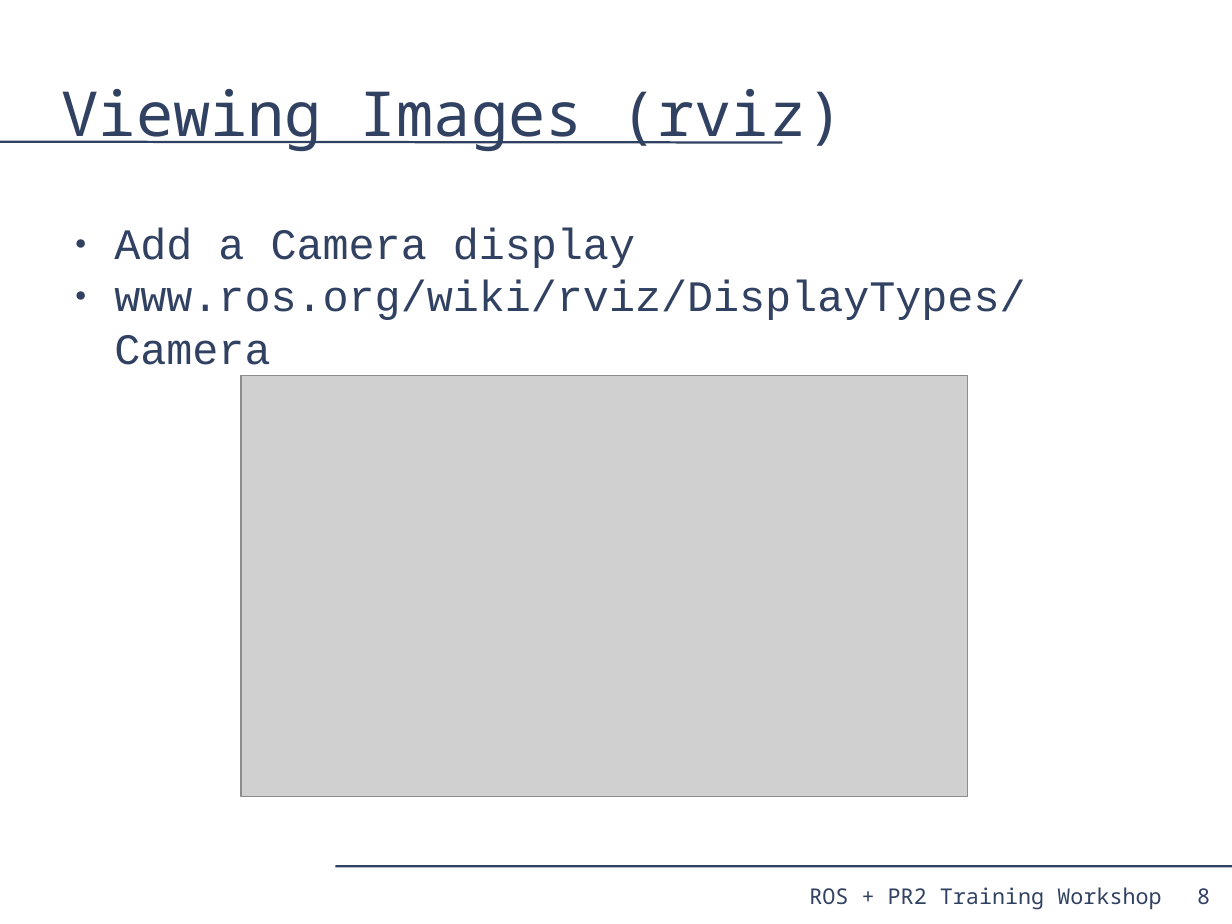
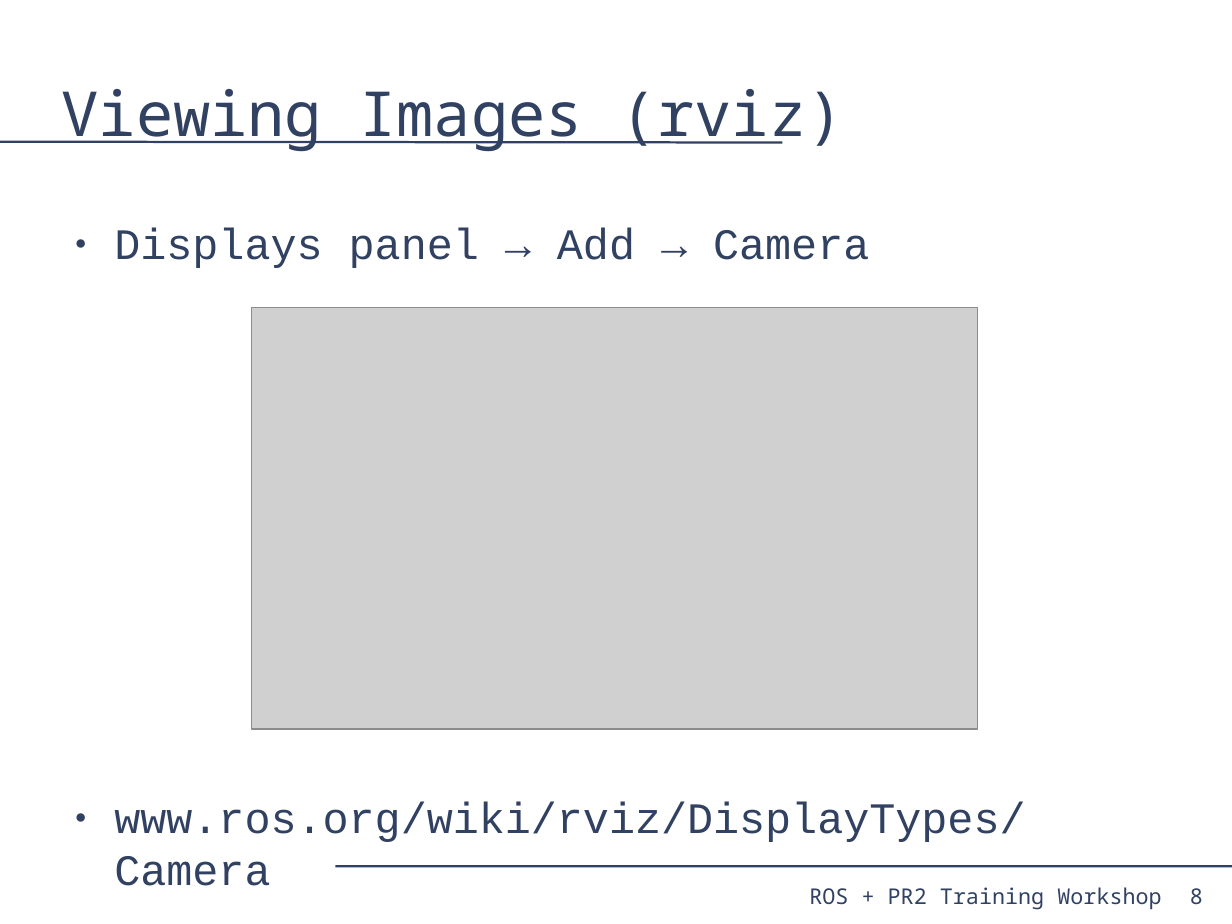
Before and after one commit to PR2/pr2_docs, a slide deck: slide 8 of pr2_training_workshop/processing_camera_data/slides.odp. Drawn at 1232x924 pixels with LibreOffice and Linux fonts; fonts in the diff are those of the drawing; grey boxes stand for pictures. Boxes give left, top, right and bottom in pixels: in the first picture for what was removed or moved away, otherwise in the second. Text is boxed around its words. In the diff, an @@ line names an element or a change of style, - is before the commit and + after.

Commit message:
processing_camera_data: Formatting tweaks. Put remaining reference links at bottom of slides. Switched to new forearm topic names in examples.

```diff
--- a/pr2_training_workshop/processing_camera_data/slides.odp
+++ b/pr2_training_workshop/processing_camera_data/slides.odp
@@ text at bbox=[114, 228, 869, 268]: text changed @@
-● Add a Camera display
+● Displays panel → Add → Camera
@@ picture: place and size @@
-picture at bbox=[241, 376, 968, 797]
+picture at bbox=[252, 307, 978, 729]
@@ page number: place and size @@
-page number at bbox=[1197, 888, 1210, 905]
+page number at bbox=[1190, 888, 1203, 904]
```
Also in this commit, not shown: 21 other slides changed.
